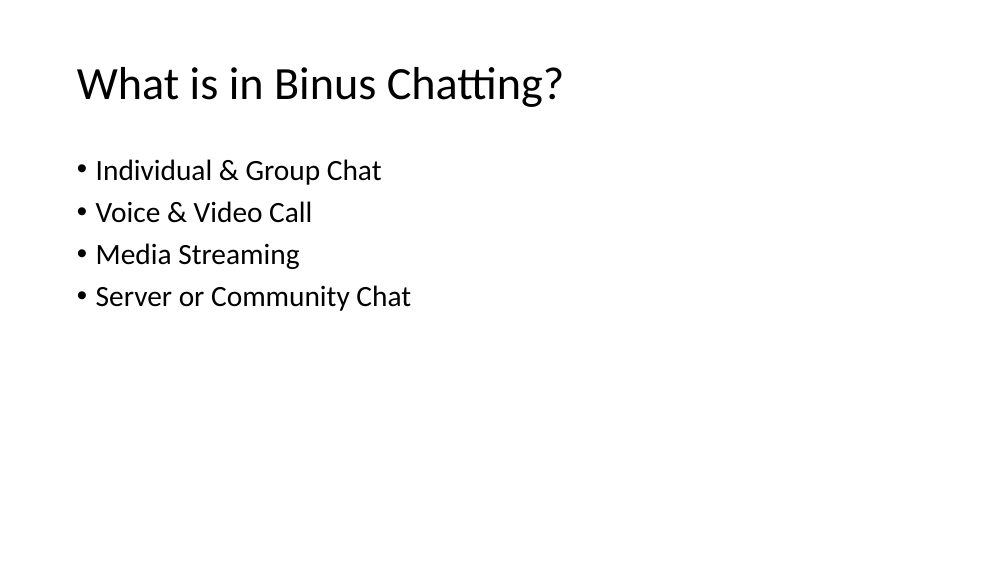
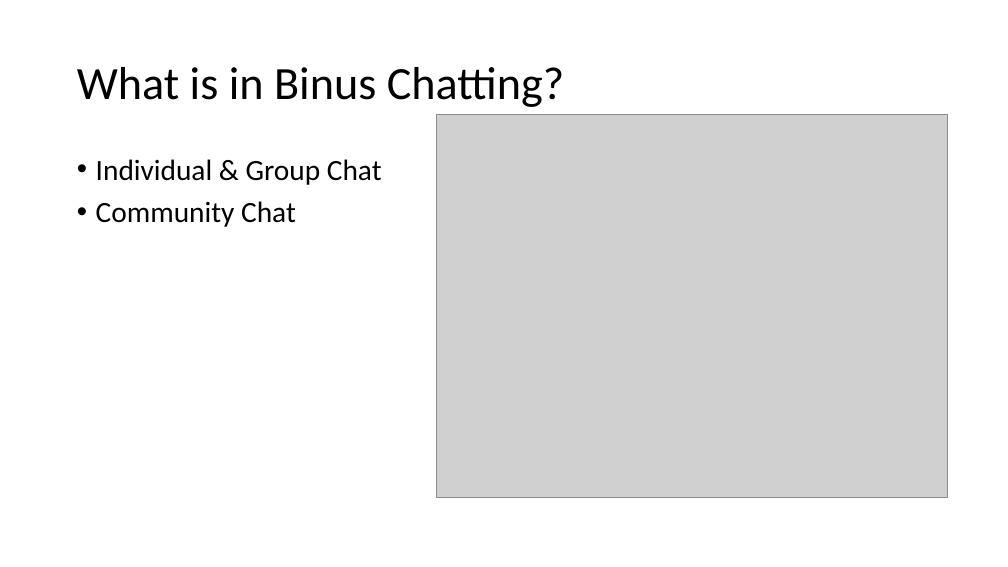
Before and after one commit to F4ckTheJ0b/HCI-2023, a slide deck: slide 3 of Aplikasi Binus Chatting.pptx. Drawn at 1008x567 pixels with LibreOffice and Linux fonts; fonts in the diff are those of the drawing; grey boxes stand for pictures. Boxes give left, top, right and bottom in pixels: in the first picture for what was removed or moved away, otherwise in the second. Text is boxed around its words. In the diff, an @@ line names an element or a change of style, - is before the commit and + after.

```diff
--- a/Aplikasi Binus Chatting.pptx
+++ b/Aplikasi Binus Chatting.pptx
@@ picture added at (x1=436, y1=114, x2=948, y2=498) @@
@@ text at (x1=96, y1=201, x2=296, y2=227): text changed @@
-• Voice & Video Call
-• Media Streaming
-• Server or Community Chat
+• Community Chat
```
Also in this commit, not shown: 7 other slides changed, 2 slides added, 1 slide removed.
